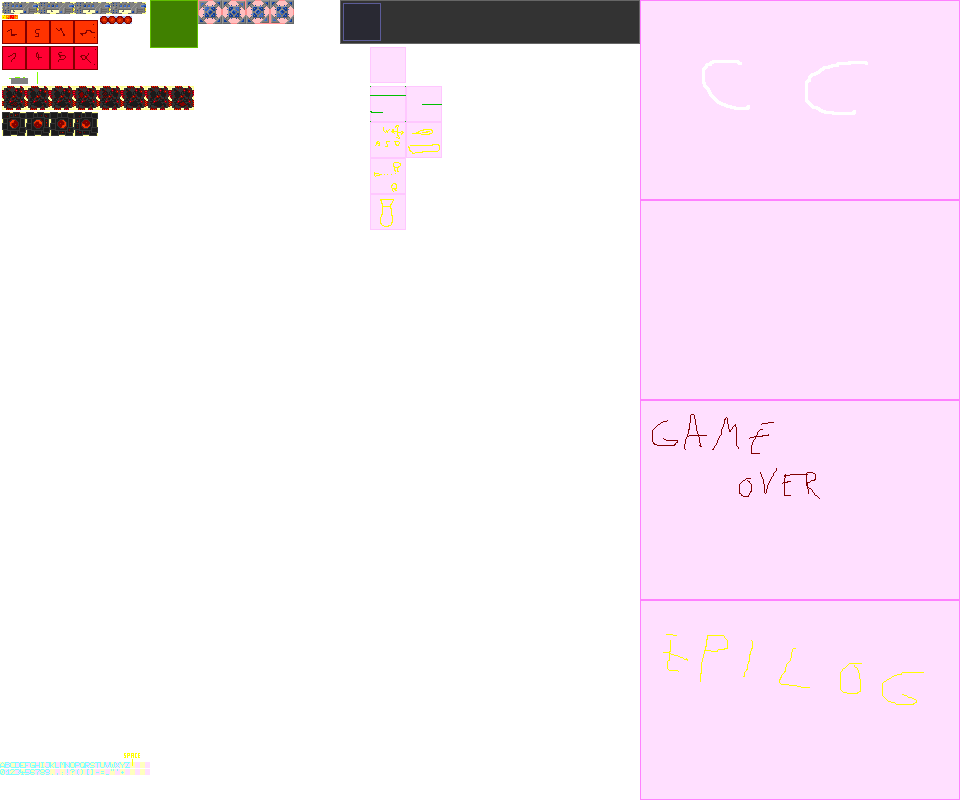
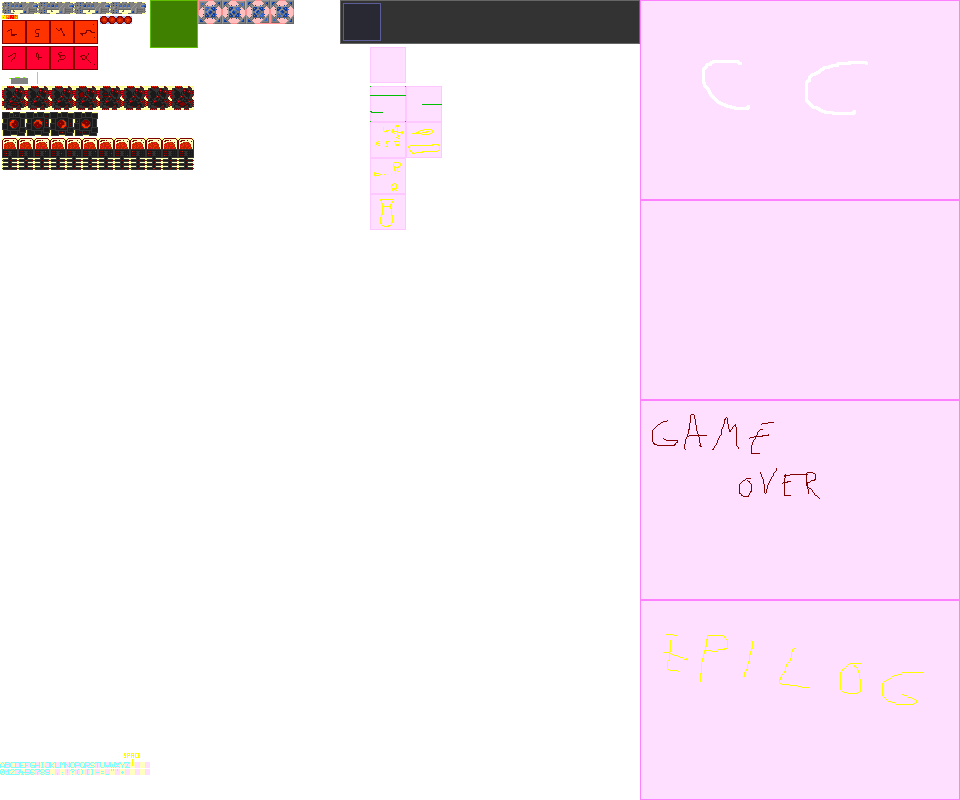
Layer changes from the first (960, 800) image to the second:
painted on "sprites" over [2, 138, 194, 170]
painted on "helpers" over [2, 138, 194, 170]
